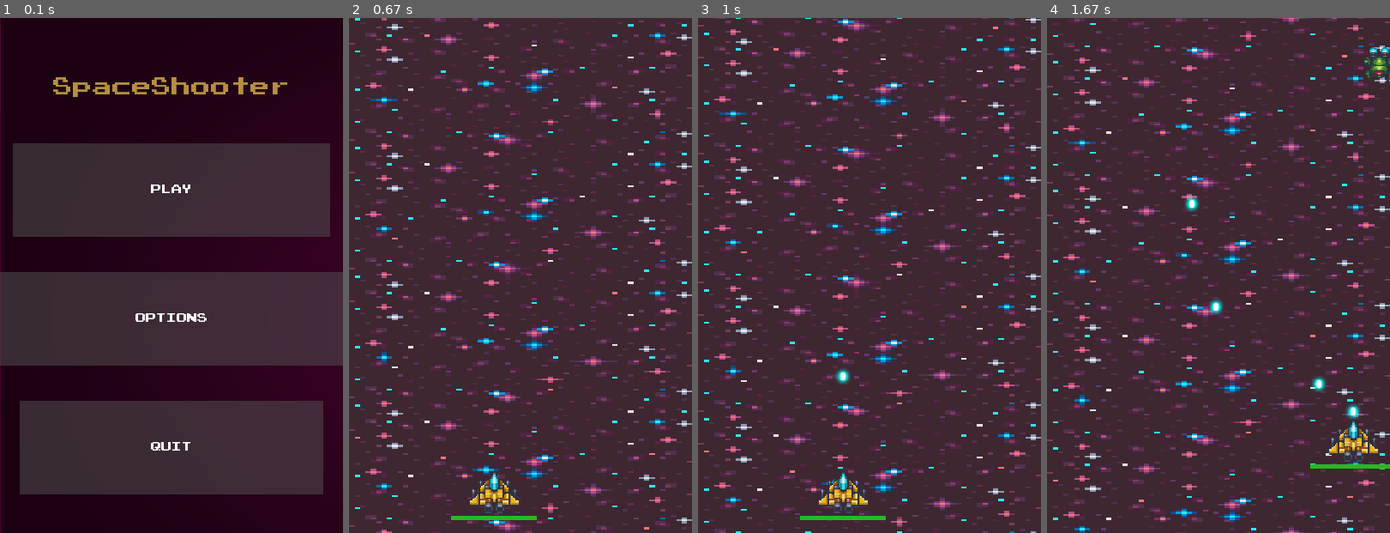
Above: before the commit, frames 1-4 (left to right).
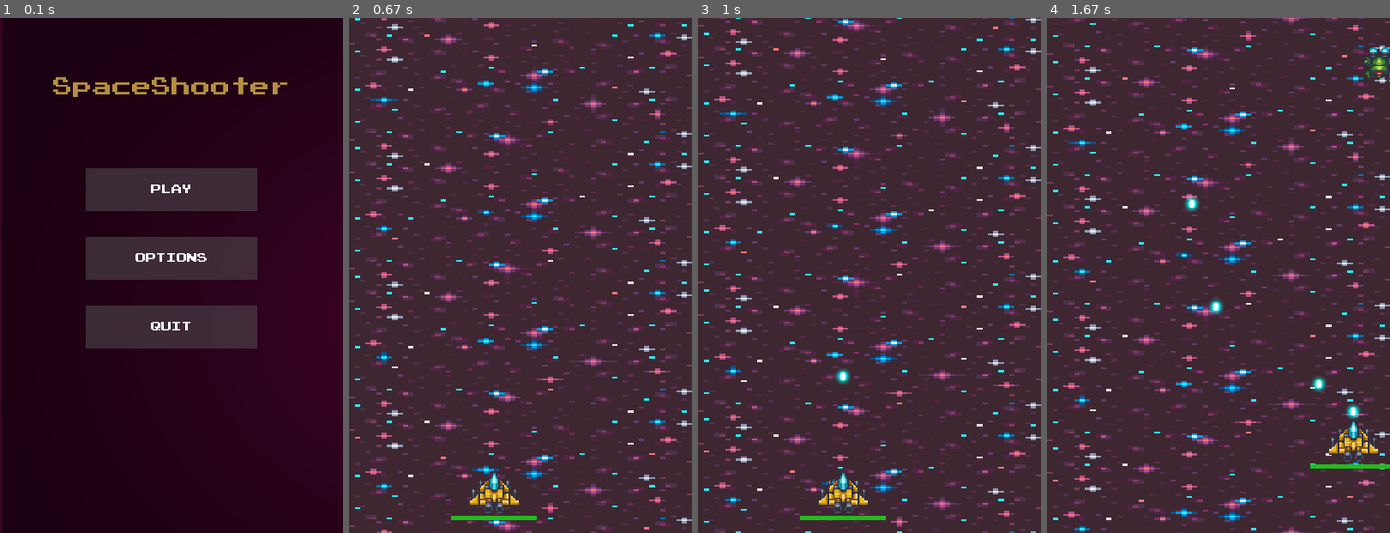
Above: after the commit, the same moments.

Repository: Fabien-crypto/SpaceShooter
Game: pygame game, started from menu.py
Two runs of this game, one before a commit and one after it. Both use one fixed random seed, a clock stepped at 60 frames per second and the inputs below.
Inputs:
- Up to frame 1 (0.1 s): no input
- Up to frame 2 (0.67 s): click "PLAY" at 0.38 s
- Up to frame 3 (1 s): tap Space at 0.67 s
- Up to frame 4 (1.67 s): hold Right 1-1.47 s; tap Space at 1.07, 1.37, 1.57 s; hold Up from 1.5 s (still down)

The runs differ from the first frame. In frame 1, 46% of the frame differs, in the area x 0-100%, y 24-93%; in frame 2, nothing differs; in frame 3, nothing differs; in frame 4, nothing differs.

Commit message:
Validation

Diff:
--- a/button.py
+++ b/button.py
@@ -1,6 +1,8 @@
+import pygame
 class Button():
 	def __init__(self, image, pos, text_input, font, base_color, hovering_color):
 		self.image = image
+		self.image = pygame.transform.scale(self.image,(200,50))
 		self.x_pos = pos[0]
 		self.y_pos = pos[1]
 		self.font = font
--- a/menu.py
+++ b/menu.py
@@ -43,7 +43,7 @@
 
         SCREEN.fill("black")
 
-        OPTIONS_TEXT = get_font(12).render("Choisir tes aprametres.", True, "white")
+        OPTIONS_TEXT = get_font(12).render("Choisir tes paramètres.", True, "white")
         OPTIONS_RECT = OPTIONS_TEXT.get_rect(center=(200, 260))
         SCREEN.blit(OPTIONS_TEXT, OPTIONS_RECT)
 
@@ -74,9 +74,9 @@
 
         PLAY_BUTTON = Button(image=pygame.image.load("assets/menu/Play Rect.png"), pos=(200, 200),
                             text_input="PLAY", font=get_font(12), base_color="White", hovering_color="Green")
-        OPTIONS_BUTTON = Button(image=pygame.image.load("assets/menu/Options Rect.png"), pos=(200, 350),
+        OPTIONS_BUTTON = Button(image=pygame.image.load("assets/menu/Options Rect.png"), pos=(200, 280),
                             text_input="OPTIONS", font=get_font(12), base_color="White", hovering_color="Green")
-        QUIT_BUTTON = Button(image=pygame.image.load("assets/menu/Quit Rect.png"), pos=(200, 500),
+        QUIT_BUTTON = Button(image=pygame.image.load("assets/menu/Quit Rect.png"), pos=(200, 360),
                             text_input="QUIT", font=get_font(12), base_color="White", hovering_color="Green")
 
         SCREEN.blit(MENU_TEXT, MENU_RECT)
Binary file added: assets/objects/button.png
